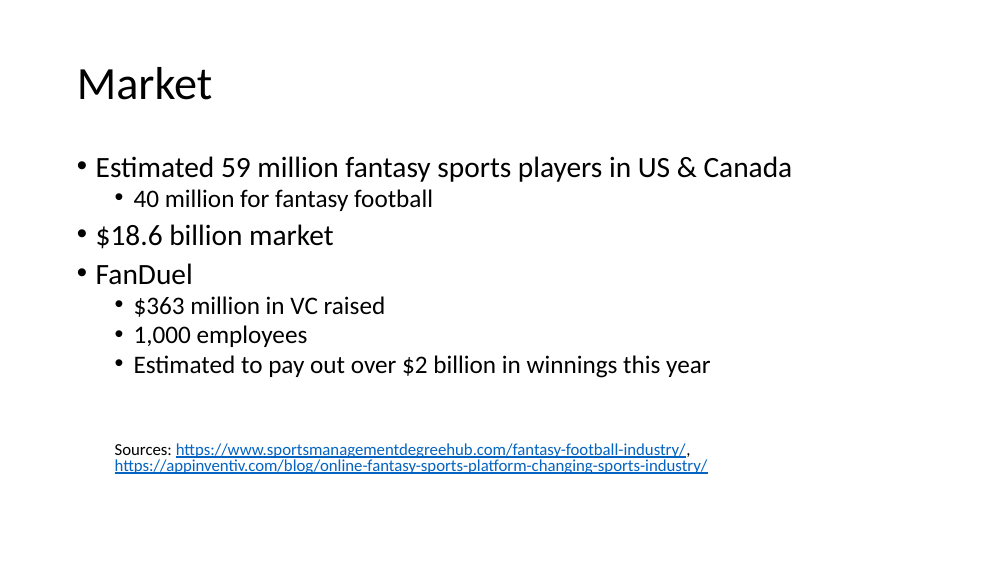
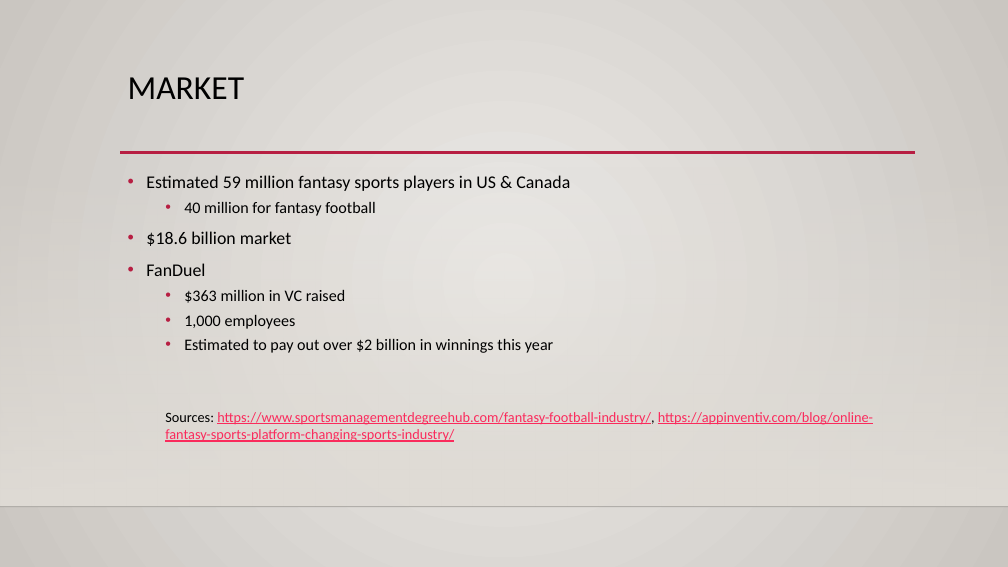
Before and after one commit to hjgoode3/NYCDSA_Python_Project, a slide deck: slide 4 of HG_Project_Presentation.pptx. Drawn at 1008x567 pixels with LibreOffice and Linux fonts; fonts in the diff are those of the drawing; background and template pictures are left out. Boxes give left, top, right and bottom in pixels: in the first picture for what was removed or moved away, otherwise in the second. Text is boxed around its words. In the diff, an @@ line names an element or a change of style, - is before the commit and + after.

```diff
--- a/HG_Project_Presentation.pptx
+++ b/HG_Project_Presentation.pptx
@@ background #FFFFFF to gradient #ECEAE7 to #CAC7C1 @@
@@ title "MARKET" at [128, 77, 245, 99]: vertical alignment middle to top @@
@@ title at [128, 77, 245, 99]: text changed; size 44 to 32 pt @@
-Market
+MARKET
@@ rectangle added at [0, 167, 1008, 507], fill gradient #DFDBD5 @@
@@ text "Estimated 59 million fantasy sports ...": place and size @@
-text "Estimated 59 million fantasy sports ..." at [96, 156, 793, 474]
+text "Estimated 59 million fantasy sports ..." at [146, 175, 873, 442]
@@ text "Estimated 59 million fantasy sports ..." at [146, 175, 873, 442]: size 28 to 17 pt in "Estimated 59 million fantasy sports players in ...", "$18.6 billion market", "FanDuel"; size 24 to 15.3 pt in "40 million for fantasy football", "$363 million in VC raised", "1,000 employees", "Estimated to pay out over $2 billion ..."; size 16 to 13.6 pt in "Sources: https://www.sportsmanagementdegreehub.com/fantasy-f ..."; text colour #0563C1 to #FA2B5C in "https://www.sportsmanagementdegreehub.com/fantasy-football-i ..."; line spacing 0.8 to 1 @@
@@ line added from (120, 153) to (915, 153), #B71E42 2.5 pt @@
@@ line added from (0, 507) to (1008, 507), #000001 1 pt @@
```
Also in this commit, not shown: 11 other slides changed, 1 slide added, 1 slide removed, 5 other files.
